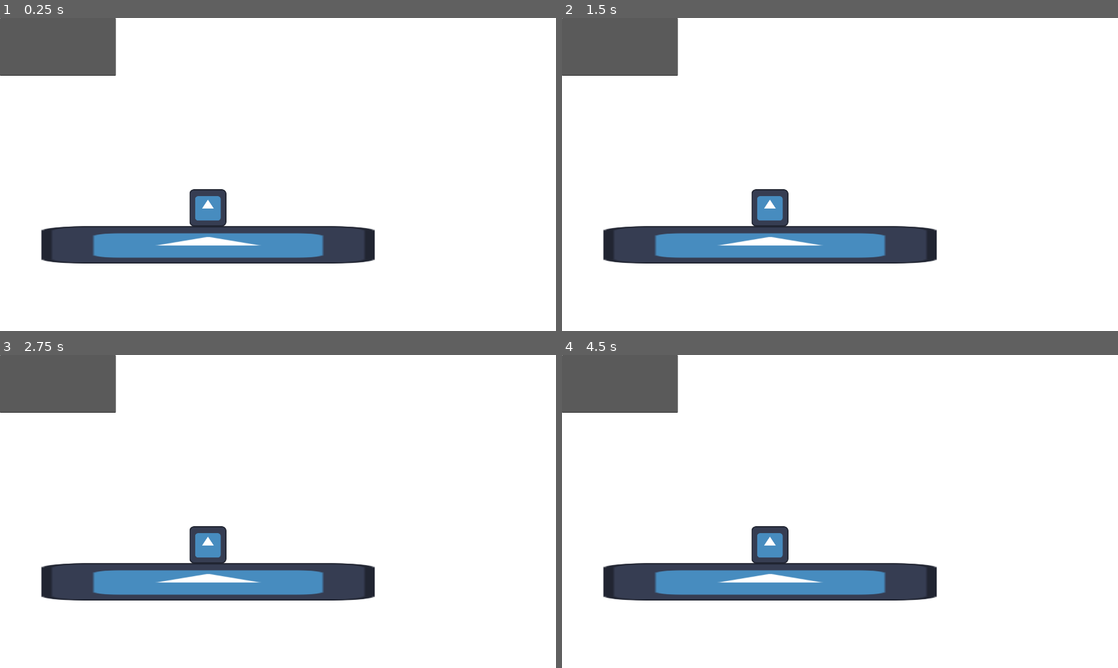
Above: before the commit, frames 1-4 (two rows, left to right).
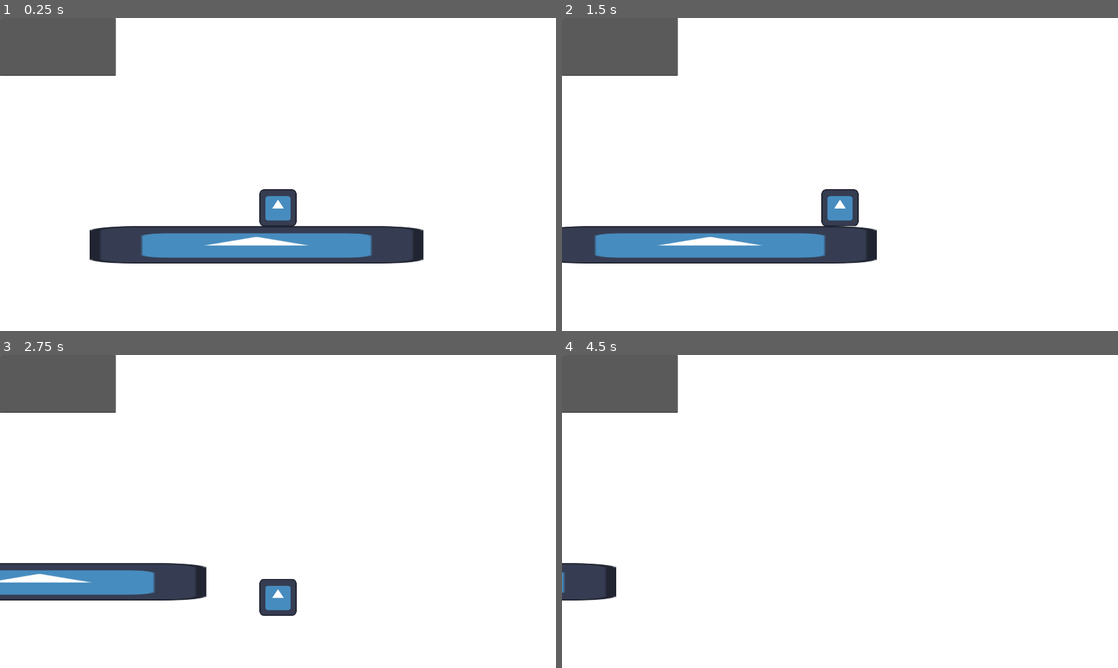
Above: after the commit, the same moments.

Repository: ricargoes/green-dusk
Game: Godot game, scene res://scenes/game.tscn
Two runs of this game, one before a commit and one after it. Both use one fixed random seed, a clock stepped at 60 frames per second and the inputs below. The engine's default icon, where the game draws it, is replaced by a stand-in: a white triangle on a blue panel in a dark square.
Inputs:
- Up to frame 1 (0.25 s): no input
- Up to frame 2 (1.5 s): tap Space (jump) at 0.77 s
- Up to frame 3 (2.75 s): tap Space (jump) at 1.52 s
- Up to frame 4 (4.5 s): tap Space (jump) at 3.02, 3.77 s

The runs differ from the first frame. In frame 1, 5.8% of the frame differs, in the area x 7-77%, y 54-79%; in frame 2, 6.0%; in frame 3, 7.0%; in frame 4, 8.4%, in the area x 0-68%, y 54-79%.

Commit message:
player moves constantly right and camera follows but only horizontally

Diff:
--- a/scenes/game.tscn
+++ b/scenes/game.tscn
@@ -1,8 +1,7 @@
-[gd_scene load_steps=5 format=3 uid="uid://dwl37y77358r2"]
+[gd_scene load_steps=4 format=3 uid="uid://dwl37y77358r2"]
 
 [ext_resource type="PackedScene" uid="uid://f31q7ameb6hm" path="res://scenes/hero.tscn" id="1_2n3he"]
 [ext_resource type="Texture2D" uid="uid://5rou5wm7frds" path="res://resources/icon.svg" id="1_hu7ex"]
-[ext_resource type="Script" path="res://scenes/hero.gd" id="2_t1i25"]
 
 [sub_resource type="RectangleShape2D" id="RectangleShape2D_y7e0y"]
 size = Vector2(127.778, 128)
@@ -11,7 +10,7 @@
 
 [node name="Hero" parent="." instance=ExtResource("1_2n3he")]
 position = Vector2(718, 641)
-script = ExtResource("2_t1i25")
+player_speed = 300
 
 [node name="StaticBody2D" type="StaticBody2D" parent="."]
 position = Vector2(719, 783)
--- a/scenes/hero.gd
+++ b/scenes/hero.gd
@@ -4,7 +4,13 @@
 const GRAVITY: float = 980.0
 const MAX_JUMP_ENERGY: float = 0.3
 
+@export
+var player_speed = 20
+
 var jump_energy: float = 0.0
+
+func _ready() -> void:
+	velocity.x = player_speed
 
 func _process(delta: float) -> void:
 
@@ -17,4 +23,5 @@
 	if Input.is_action_pressed("jump") and jump_energy > 0:
 		velocity.y -= delta*JUMP_FORCE
 
+
 	move_and_slide()
--- a/scenes/hero.tscn
+++ b/scenes/hero.tscn
@@ -1,15 +1,22 @@
-[gd_scene load_steps=3 format=3 uid="uid://f31q7ameb6hm"]
+[gd_scene load_steps=4 format=3 uid="uid://f31q7ameb6hm"]
 
 [ext_resource type="Texture2D" uid="uid://5rou5wm7frds" path="res://resources/icon.svg" id="1_06r7y"]
+[ext_resource type="Script" path="res://scenes/hero.gd" id="1_omy4t"]
 
 [sub_resource type="RectangleShape2D" id="RectangleShape2D_ihnas"]
 size = Vector2(128, 128)
 
 [node name="Hero" type="CharacterBody2D"]
 floor_stop_on_slope = false
+script = ExtResource("1_omy4t")
 
 [node name="Sprite2D" type="Sprite2D" parent="."]
 texture = ExtResource("1_06r7y")
 
 [node name="CollisionShape2D" type="CollisionShape2D" parent="."]
 shape = SubResource("RectangleShape2D_ihnas")
+
+[node name="Camera2D" type="Camera2D" parent="."]
+offset = Vector2(0, -270)
+limit_top = 270
+limit_bottom = 1080
